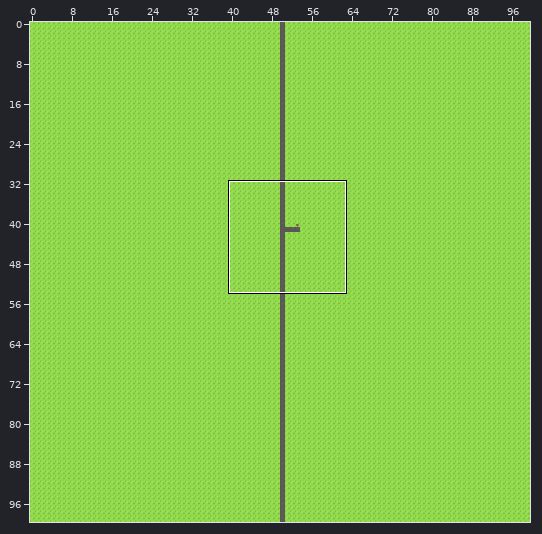
Two versions of a level (Tiled map, src/assets/maps/sources/home.tmx). Above: a wide view before the commit, with the close-up outlined.
Close-up. Old version:
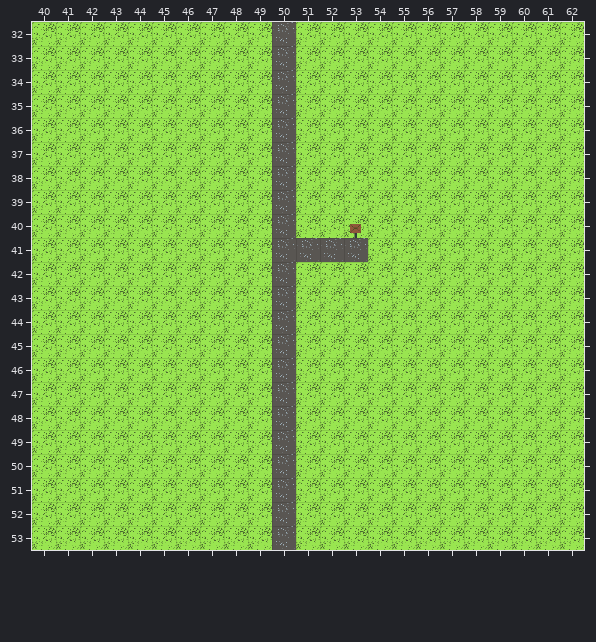
Cells are 32x32 px. Shown: x 40..62, y 32..53.
The same view after the edit:
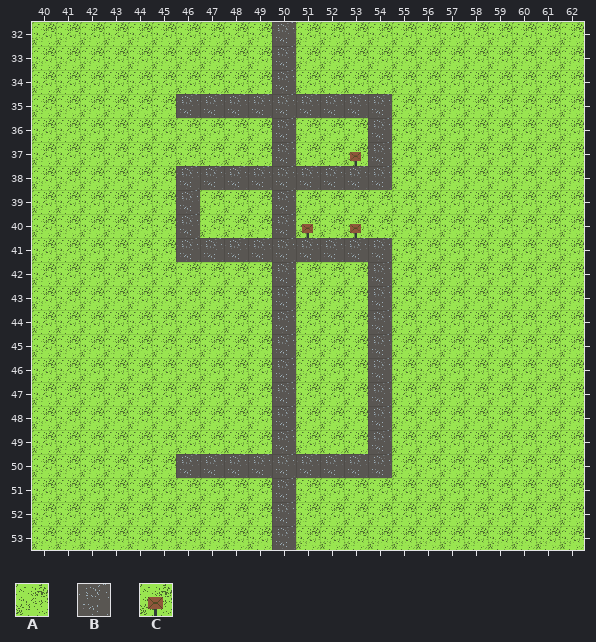
Key: from "tilesheet": A 1, B 2, C 3.
_ is an empty cell.
Changes in this commit:
Layer "Base":
y 35: x 46..49 AAAA -> BBBB; x 51..54 AAAA -> BBBB
y 36: x 54 A -> B
y 37: x 53..54 AA -> CB
y 38: x 46..49 AAAA -> BBBB; x 51..54 AAAA -> BBBB
y 39: x 46 A -> B
y 40: x 46 A -> B; x 51 A -> C
y 41: x 46..49 AAAA -> BBBB; x 54 A -> B
y 42..49: x 54 A -> B
y 50: x 46..49 AAAA -> BBBB; x 51..54 AAAA -> BBBB
Boxes around the changes in both close-ups, in picture pixels (x1, y1, x2, y2):
changed: (176, 94, 272, 118)
changed: (296, 94, 392, 190)
changed: (176, 166, 272, 262)
changed: (302, 224, 313, 238)
changed: (296, 238, 392, 478)
changed: (176, 454, 272, 478)
